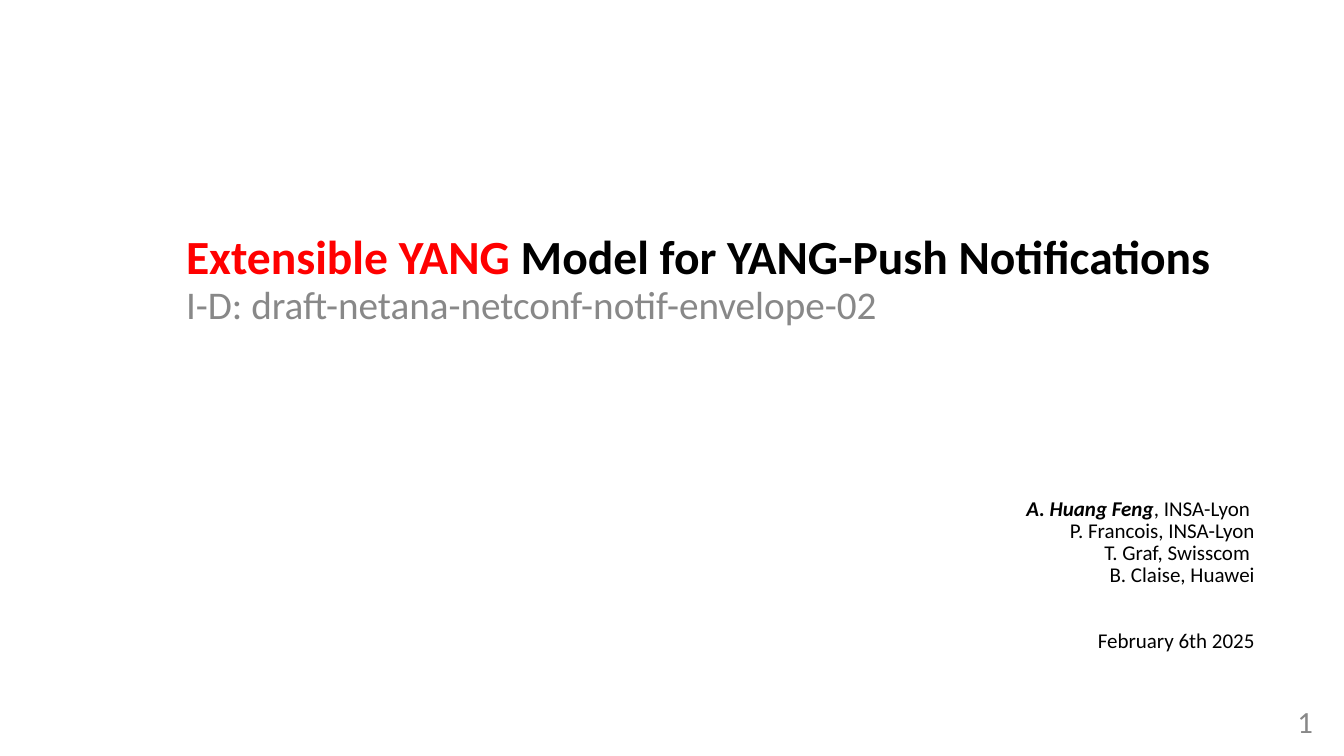
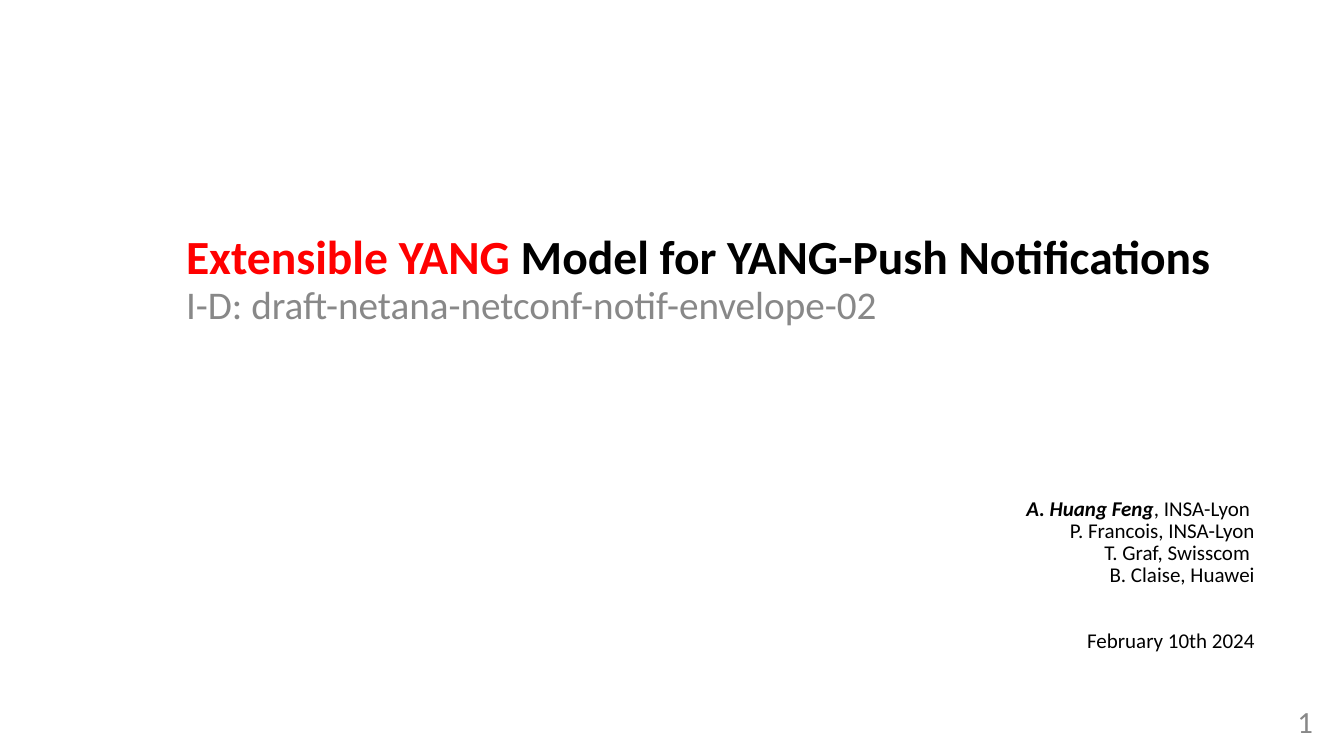
Before and after one commit to network-analytics/ietf-network-analytics-document-status, a slide deck: slide 1 of 122/NETCONF/netconf-nmop-interim-draft-netana-netconf-notif-envelope-02.pptx. Drawn at 1344x756 pixels with LibreOffice and Linux fonts; fonts in the diff are those of the drawing. Boxes give left, top, right and bottom in pixels: in the first picture for what was removed or moved away, otherwise in the second. Text is boxed around its words. In the diff, an @@ line names an element or a change of style, - is before the commit and + after.

```diff
--- a/122/NETCONF/netconf-nmop-interim-draft-netana-netconf-notif-envelope-02.pptx
+++ b/122/NETCONF/netconf-nmop-interim-draft-netana-netconf-notif-envelope-02.pptx
@@ text at bbox=[1087, 633, 1254, 652]: text changed @@
-February 6th 2025
+February 10th 2024
```
Also in this commit, not shown: 8 other slides changed, 2 slides added, 1 other file.
